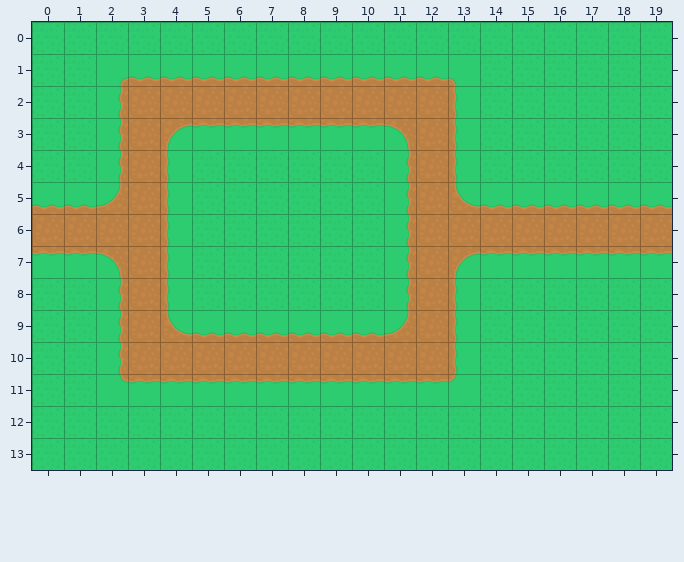
One commit to this Tiled map: assets/maps/level3.tmx. Above is the file before it was changed.
Cells are 32x32 px. Shown: x 0..19, y 0..13.
After:
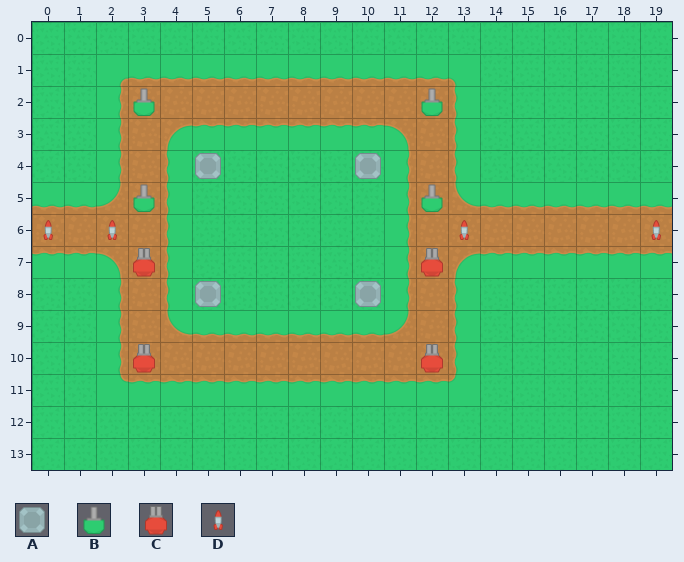
Key: from "towerDefense_tilesheet": A 181, B 249, C 250, D 252.
_ is an empty cell.
Tiles of an added or newly shown layer are drawn over the layers below it.
Difference:
Layer "waypoint" (added):
The author put tile B in row 2 at x 3 and 12; in row 5 at x 3 and 12.
The author put tile C in row 7 at x 3 and 12; in row 10 at x 3 and 12.
The author put tile D in row 6 at x 0, 2, 13 and 19.
Layer "towers" (now shown):
The author put tile A in row 4 at x 5 and 10; in row 8 at x 5 and 10.
